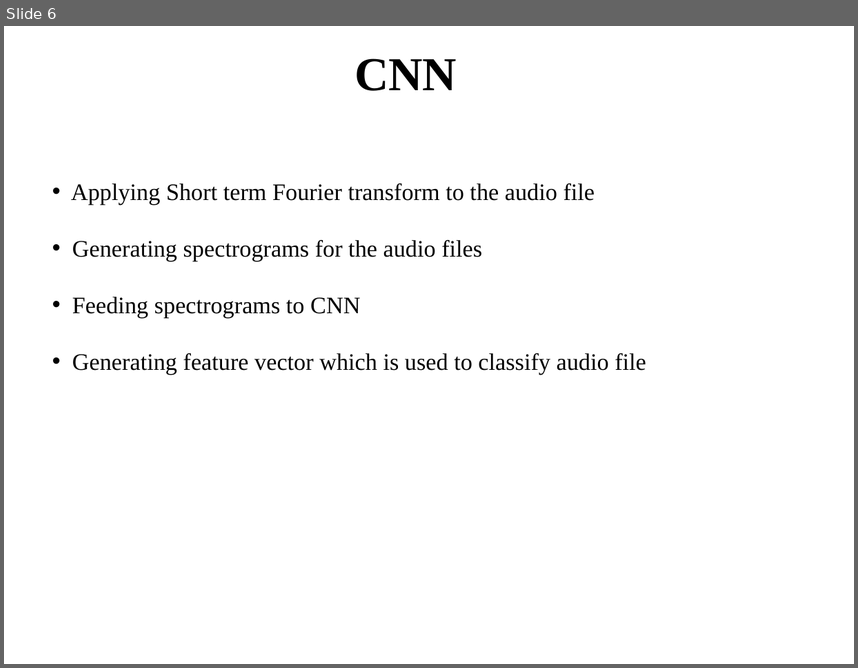
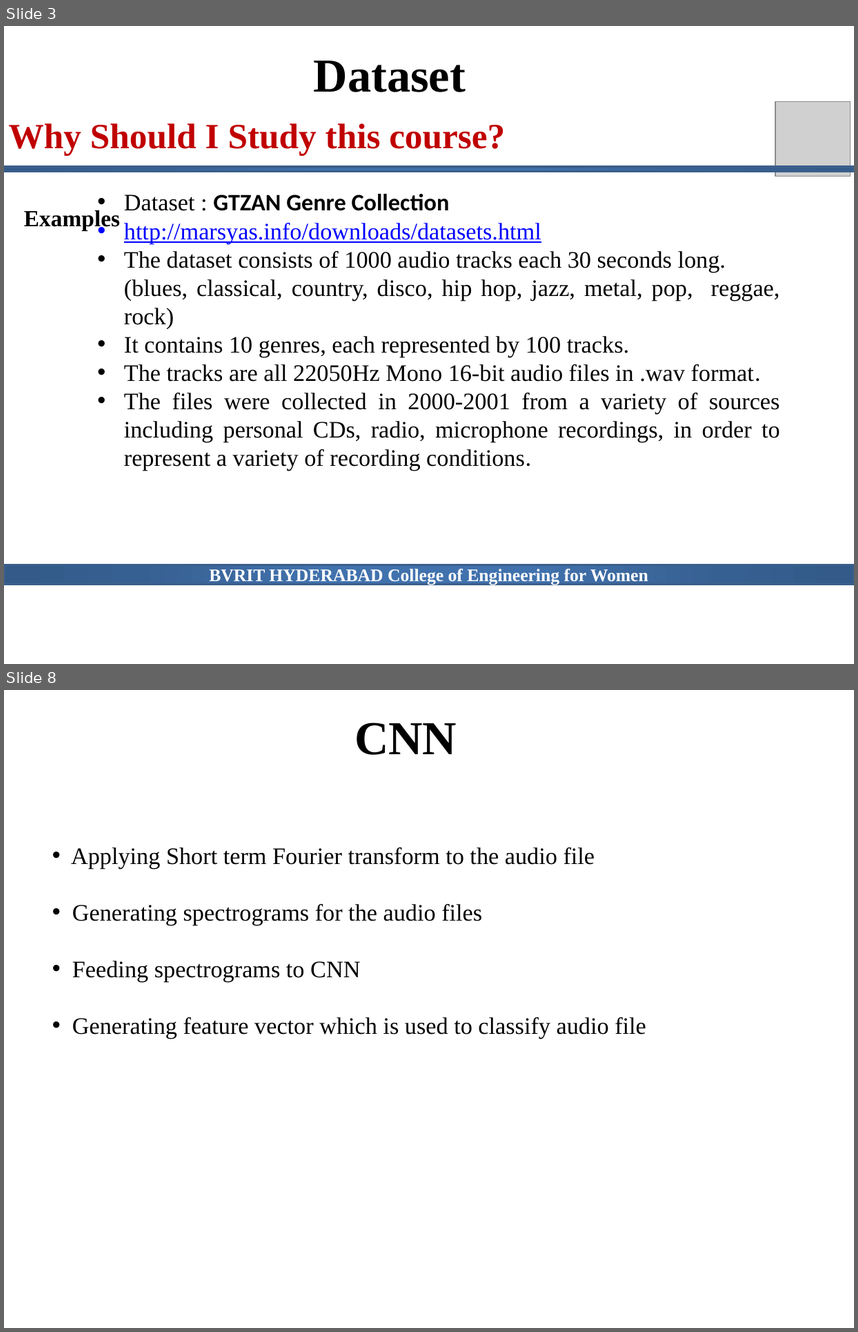
Before and after one commit to thanmai59/BVRITHYDERABAD, a slide deck: CSE/CSE Major Projects - 2017_21/Music Genre Classification using ML algorithms/FinalReview.pptx. Shown one above the other, each under a label of ours: slide 6 before the commit, slides 3 and 8 after it; the slides between them are not shown. The pictures are 858x668 and 858x1332 pixels, drawn with LibreOffice and Linux fonts; fonts in the diff are those of the drawing; grey boxes stand for pictures; background and template pictures are left out. Boxes give left, top, right and bottom in pixels: in the first picture for what was removed or moved away, otherwise in the second. Text is boxed around its words. In the diff, an @@ line names an element or a change of style, - is before the commit and + after.

```diff
--- a/CSE/CSE Major Projects - 2017_21/Music Genre Classification using ML algorithms/FinalReview.pptx
+++ b/CSE/CSE Major Projects - 2017_21/Music Genre Classification using ML algorithms/FinalReview.pptx
@@ slide 3 added at [4, 26, 854, 664], background picture (left out) @@
@@ text added at [314, 60, 466, 92], 40 pt, text #000000, bold @@
+Dataset
@@ picture added at [775, 102, 850, 176] @@
@@ text added at [9, 123, 505, 156], 30 pt, text #C00000, bold @@
+Why Should I Study this course?
@@ rectangle added at [4, 167, 854, 172], fill gradient #4172AD to #376092 to #335A88, outline #3A5F8C 2 pt @@
@@ text added at [24, 210, 120, 231], 19.5 pt, text #000000, bold @@
+Examples
@@ text added at [124, 194, 780, 470], 20 pt, text #000000 @@
+• Dataset : GTZAN Genre Collection
+• http://marsyas.info/downloads/datasets.html
+• The dataset consists of 1000 audio tracks each 30 seconds long.
+(blues, classical, country, disco, hip hop, jazz, metal, pop, reggae, rock)
+• It contains 10 genres, each represented by 100 tracks.
+• The tracks are all 22050Hz Mono 16-bit audio files in .wav format.
+• The files were collected in 2000-2001 from a variety of sources including personal CDs, radio, microphone recordings, in order to represent a variety of recording conditions.
@@ rectangle added at [4, 565, 854, 584], fill gradient #4172AD to #376092 to #335A88, outline #3A5F8C 2 pt, 15 pt, text #FFFFFF, bold @@
+BVRIT HYDERABAD College of Engineering for Women
@@ what was slide 6 is now slide 8 @@
```
Also in this commit, not shown: 8 slides changed, 3 other slides added.
